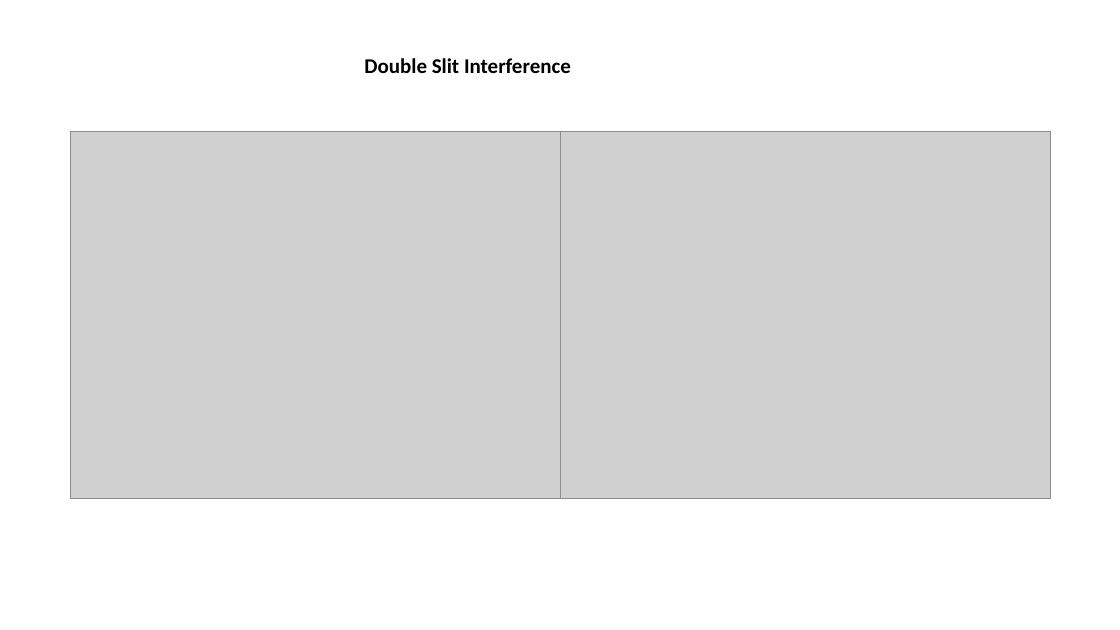
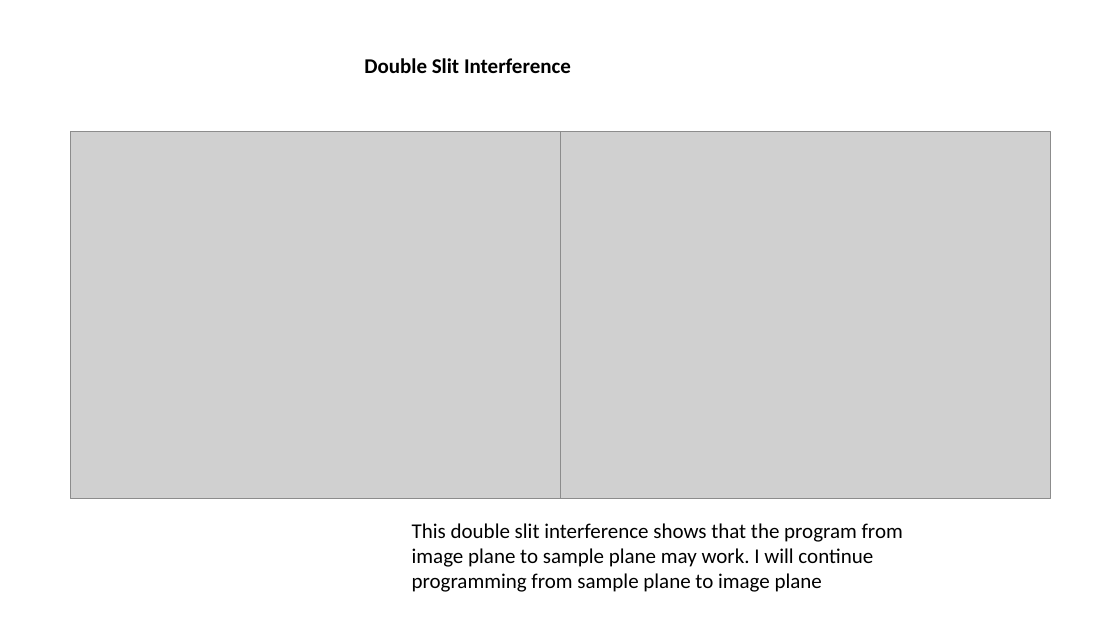
Before and after one commit to minspan199/imaginary-gauge-field, a slide deck: slide 3 of Green Function Method/hologram_green_function.pptx (slide 2 before the commit). Drawn at 1120x630 pixels with LibreOffice and Linux fonts; fonts in the diff are those of the drawing; grey boxes stand for pictures. Boxes give left, top, right and bottom in pixels: in the first picture for what was removed or moved away, otherwise in the second. Text is boxed around its words. In the diff, an @@ line names an element or a change of style, - is before the commit and + after.

```diff
--- a/Green Function Method/hologram_green_function.pptx
+++ b/Green Function Method/hologram_green_function.pptx
@@ text added at (412, 523, 903, 592), 18 pt, text #000000 @@
+This double slit interference shows that the program from image plane to sample plane may work. I will continue programming from sample plane to image plane
```
Also in this commit, not shown: 1 slide added, 14 other files.
